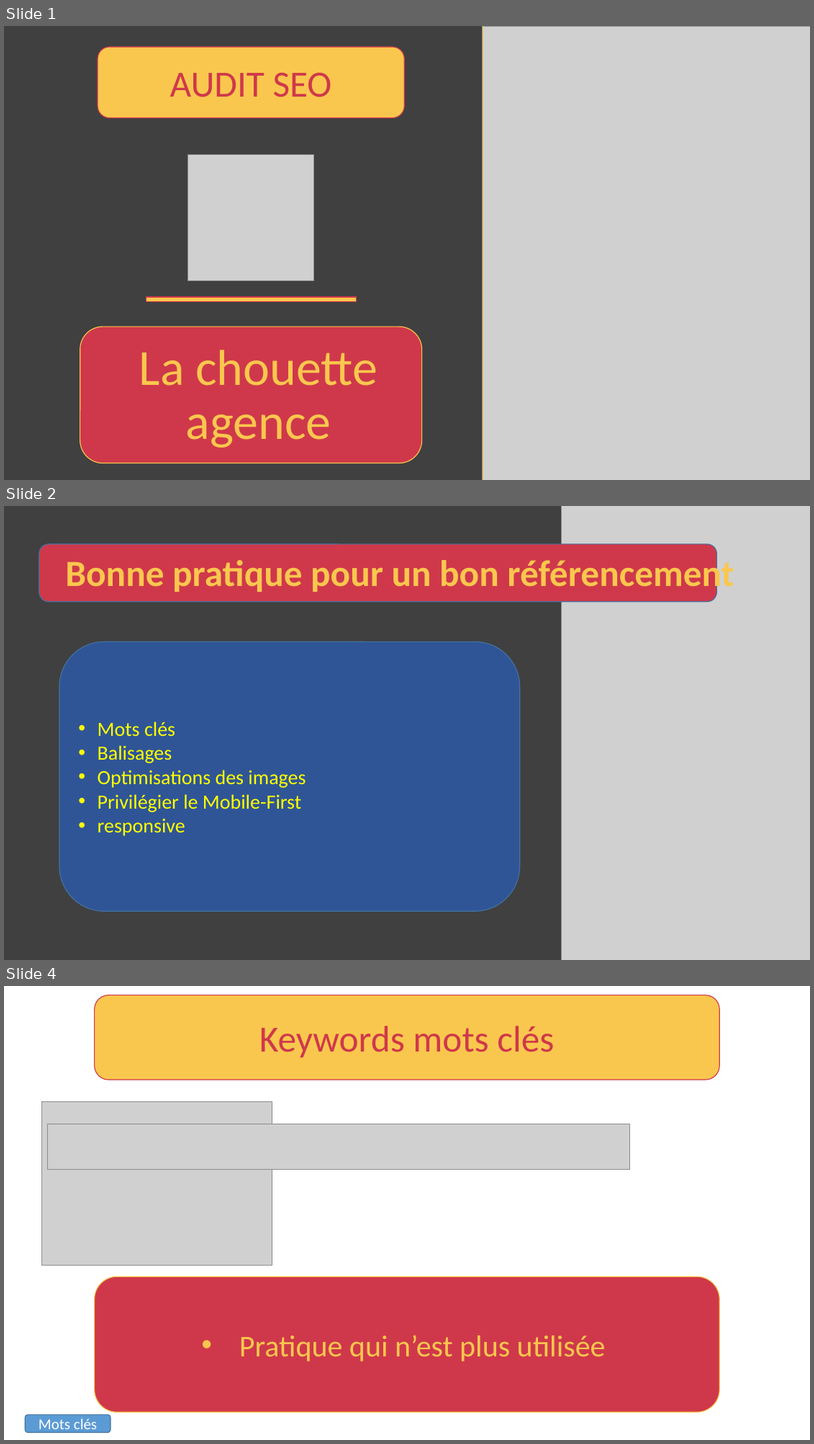
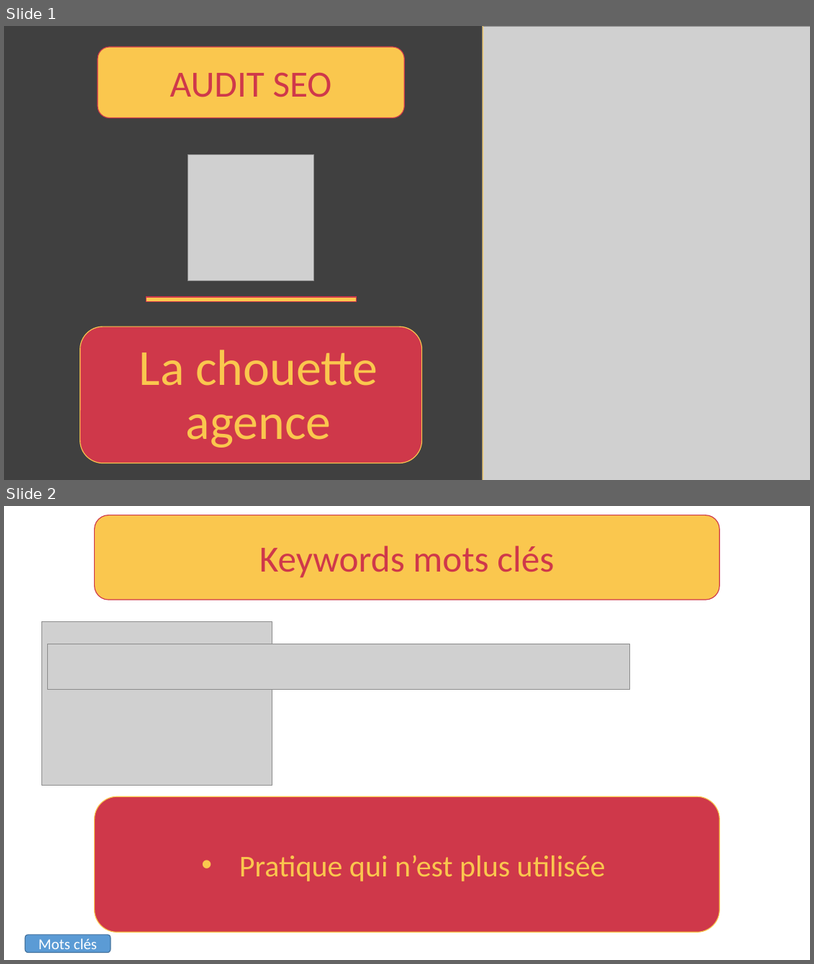
Before and after one commit to devfredgithub/CHOUETTEAGENCE, a slide deck: CHOUETTE AGENCE.pptx. Shown one above the other, each under a label of ours: slides 1, 2 and 4 before the commit, slides 1 and 2 after it; the slides between them are not shown. The pictures are 814x1444 and 814x964 pixels, drawn with LibreOffice and Linux fonts; fonts in the diff are those of the drawing; grey boxes stand for pictures. Boxes give left, top, right and bottom in pixels: in the first picture for what was removed or moved away, otherwise in the second. Text is boxed around its words. In the diff, an @@ line names an element or a change of style, - is before the commit and + after.

```diff
--- a/CHOUETTE AGENCE.pptx
+++ b/CHOUETTE AGENCE.pptx
@@ slide 2 removed at (4, 506, 810, 960), background #404040 @@
@@ picture removed at (561, 506, 810, 960) @@
@@ rounded rectangle removed at (39, 544, 718, 602) @@
@@ title removed at (65, 555, 734, 595) @@
-Bonne pratique pour un bon référencement
@@ rounded rectangle removed at (59, 641, 521, 911) @@
-• Mots clés
-• Balisages
-• Optimisations des images
-• Privilégier le Mobile-First
-• responsive
@@ what was slide 4 is now slide 2 @@
```
Also in this commit, not shown: 2 slides changed, 1 other slide removed, 2 other files.
